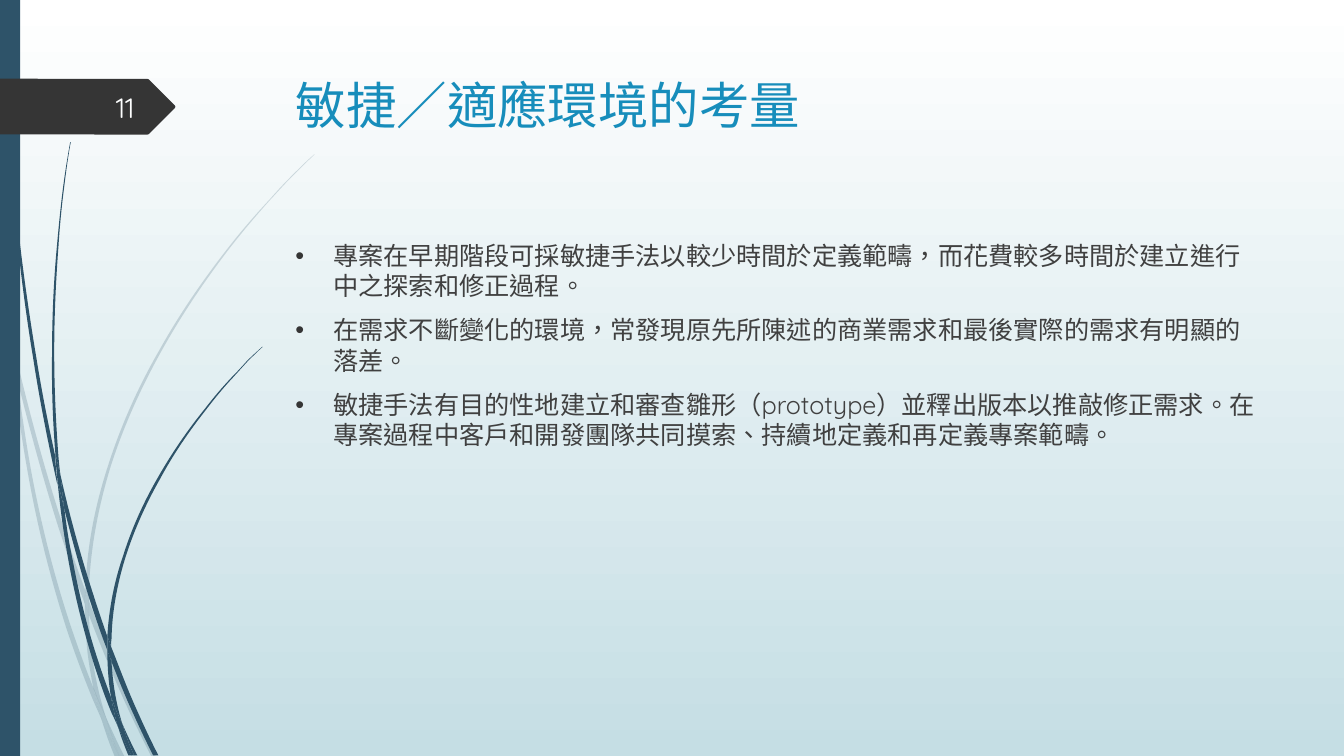
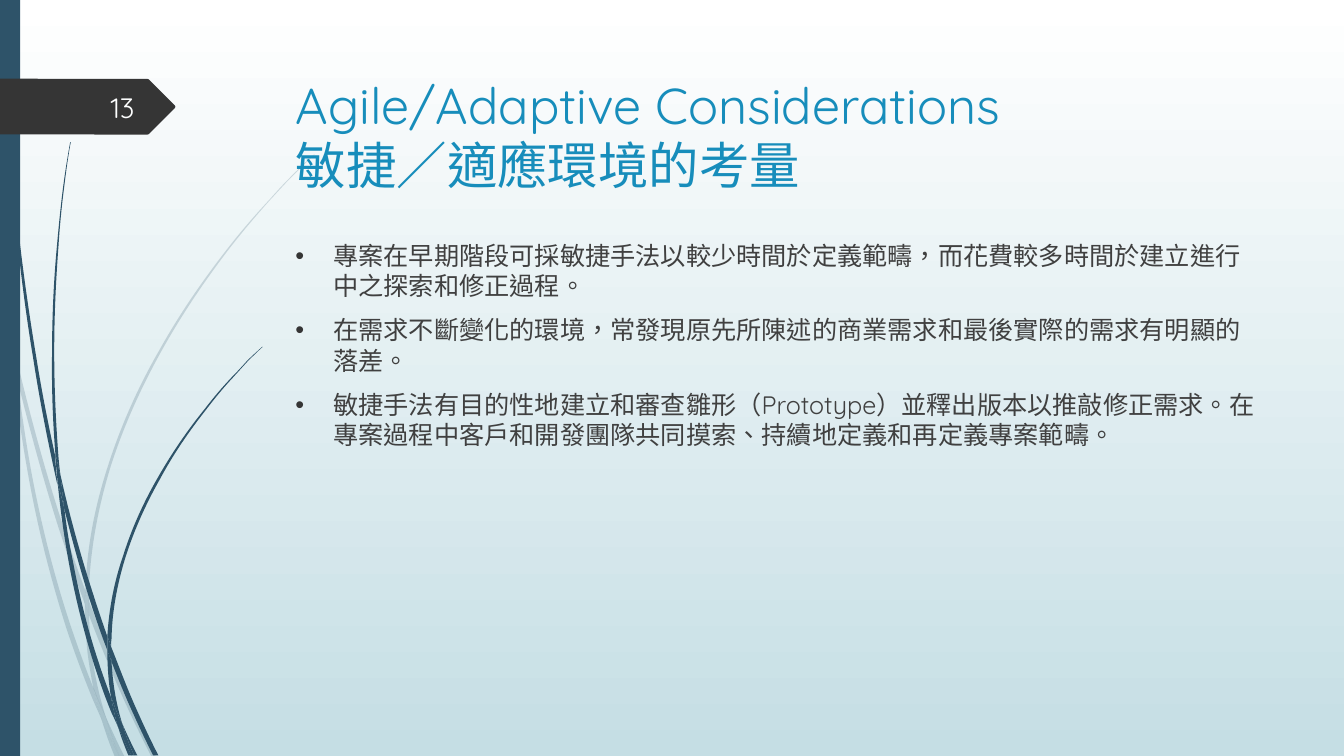
Before and after one commit to ywdeng/uscojywdeng, a slide deck: slide 13 of src/assets/1091/ProjectManagement/CH06/06.pptx (slide 11 before the commit). Drawn at 1344x756 pixels with LibreOffice and Linux fonts; fonts in the diff are those of the drawing. Boxes give left, top, right and bottom in pixels: in the first picture for what was removed or moved away, otherwise in the second. Text is boxed around its words. In the diff, an @@ line names an element or a change of style, - is before the commit and + after.

```diff
--- a/src/assets/1091/ProjectManagement/CH06/06.pptx
+++ b/src/assets/1091/ProjectManagement/CH06/06.pptx
@@ title at (296,84,1001,188): text changed @@
-敏捷／適應環境的考量
+Agile/Adaptive Considerations
+敏捷／適應環境的考量
@@ page number at (111,98,135,119): text changed @@
-11
+13
@@ text at (333,392,1254,446): text changed @@
-• 敏捷手法有目的性地建立和審查雛形（prototype）並釋出版本以推敲修正需求。在專案過程中客戶和開發團隊共同摸索、持續地定義和再定義專案範疇。
+• 敏捷手法有目的性地建立和審查雛形（Prototype）並釋出版本以推敲修正需求。在專案過程中客戶和開發團隊共同摸索、持續地定義和再定義專案範疇。
```
Also in this commit, not shown: 16 other slides changed, 44 slides added, 3 slides removed, 4 other files.
